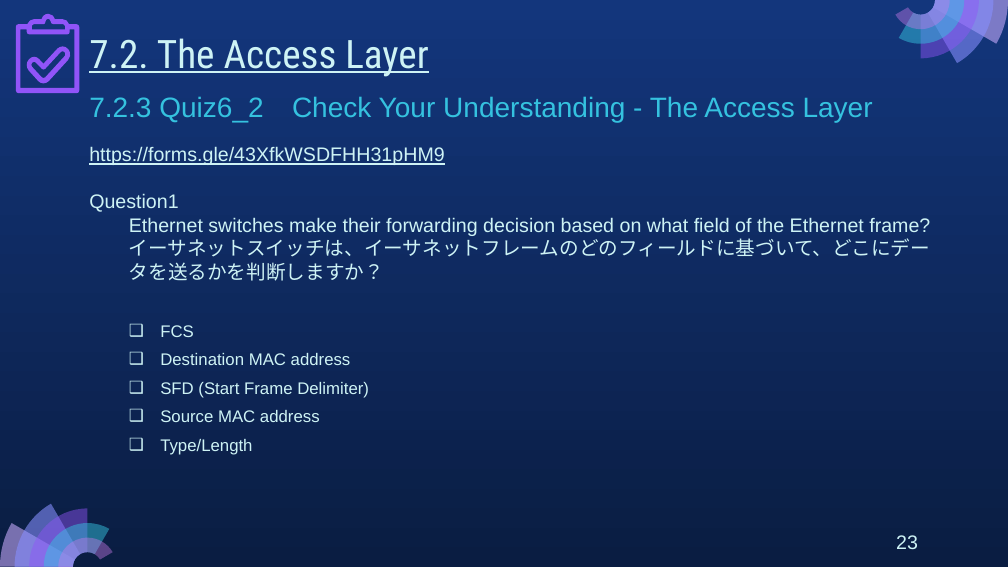
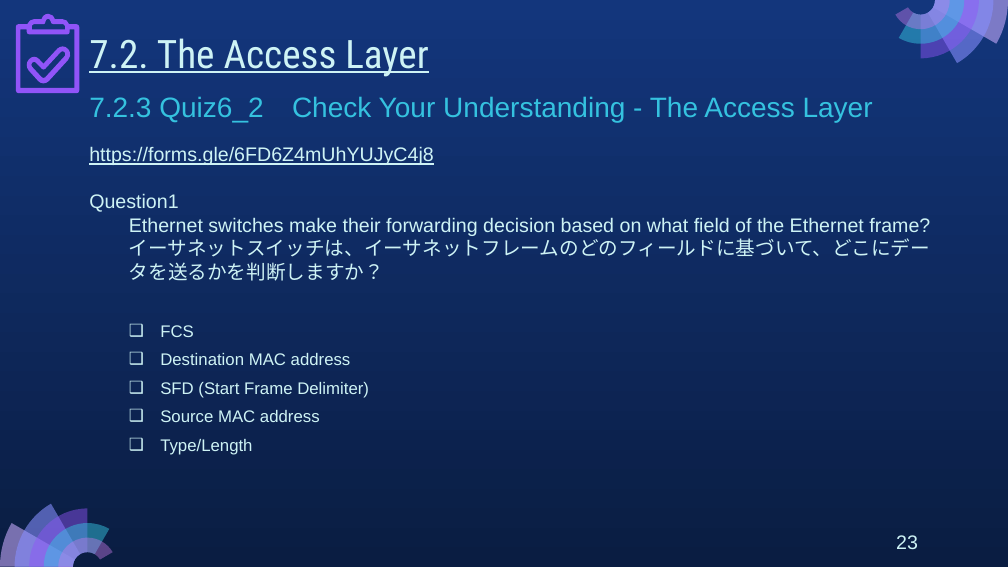
Before and after one commit to MarikoTagawa/kosen-mongolia-materials, a slide deck: slide 23 of network-basics/slides/06_NetworkBasics_2025_2P.pptx. Drawn at 1008x567 pixels with LibreOffice and Linux fonts; fonts in the diff are those of the drawing. Boxes give left, top, right and bottom in pixels: in the first picture for what was removed or moved away, otherwise in the second. Text is boxed around its words. In the diff, an @@ line names an element or a change of style, - is before the commit and + after.

```diff
--- a/network-basics/slides/06_NetworkBasics_2025_2P.pptx
+++ b/network-basics/slides/06_NetworkBasics_2025_2P.pptx
@@ text at box(89, 146, 434, 165): text changed @@
-https://forms.gle/43XfkWSDFHH31pHM9
+https://forms.gle/6FD6Z4mUhYUJyC4j8
```
Also in this commit, not shown: 8 other slides changed, 3 other files.
